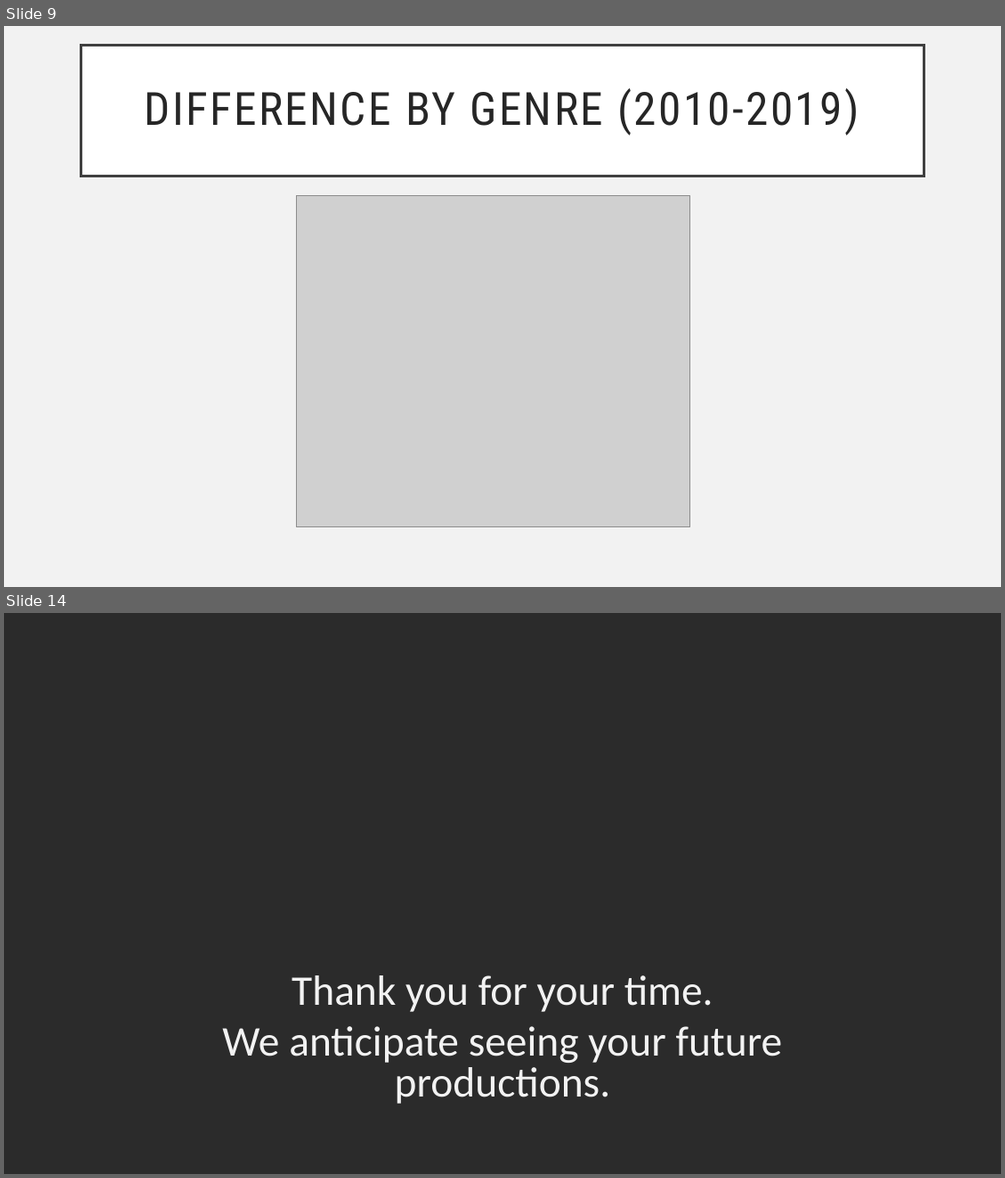
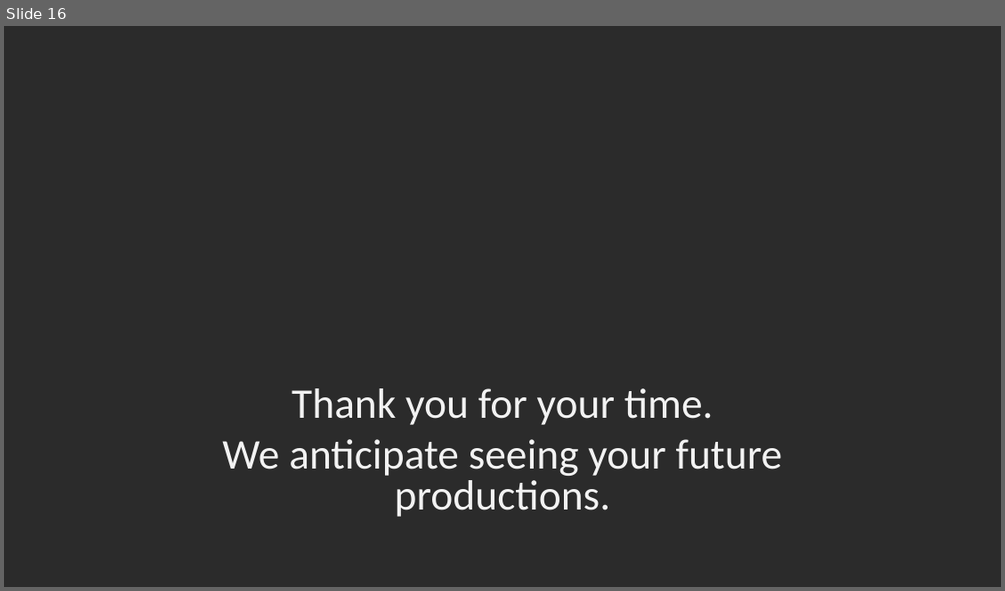
Before and after one commit to conlpate/dsc-mod-1-project-v2-1-onl01-dtsc-pt-052620, a slide deck: Presentation.pptx. Shown one above the other, each under a label of ours: slides 9 and 14 before the commit, slide 16 after it; the slides between them are not shown. The pictures are 1005x1178 and 1005x591 pixels, drawn with LibreOffice and Linux fonts; fonts in the diff are those of the drawing; grey boxes stand for pictures; background and template pictures are left out; a plain dark background stands for a picture behind light text. Boxes give left, top, right and bottom in pixels: in the first picture for what was removed or moved away, otherwise in the second. Text is boxed around its words. In the diff, an @@ line names an element or a change of style, - is before the commit and + after.

```diff
--- a/Presentation.pptx
+++ b/Presentation.pptx
@@ slide 9 removed at (4, 26, 1001, 587), background #F2F2F2 @@
@@ title removed at (81, 46, 923, 176) @@
-DIFFERENCE BY GENRE (2010-2019)
@@ picture removed at (297, 196, 690, 527) @@
@@ what was slide 14 is now slide 16 @@
```
Also in this commit, not shown: 3 slides changed, 10 slides added, 7 other slides removed, 11 other files.
